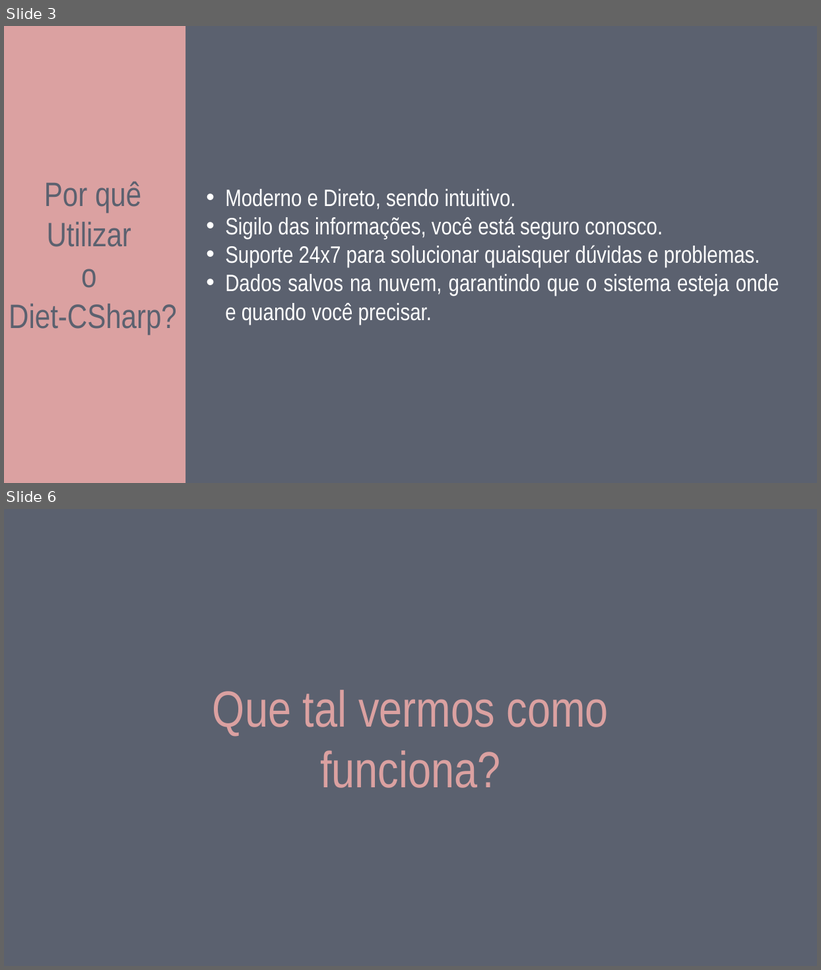
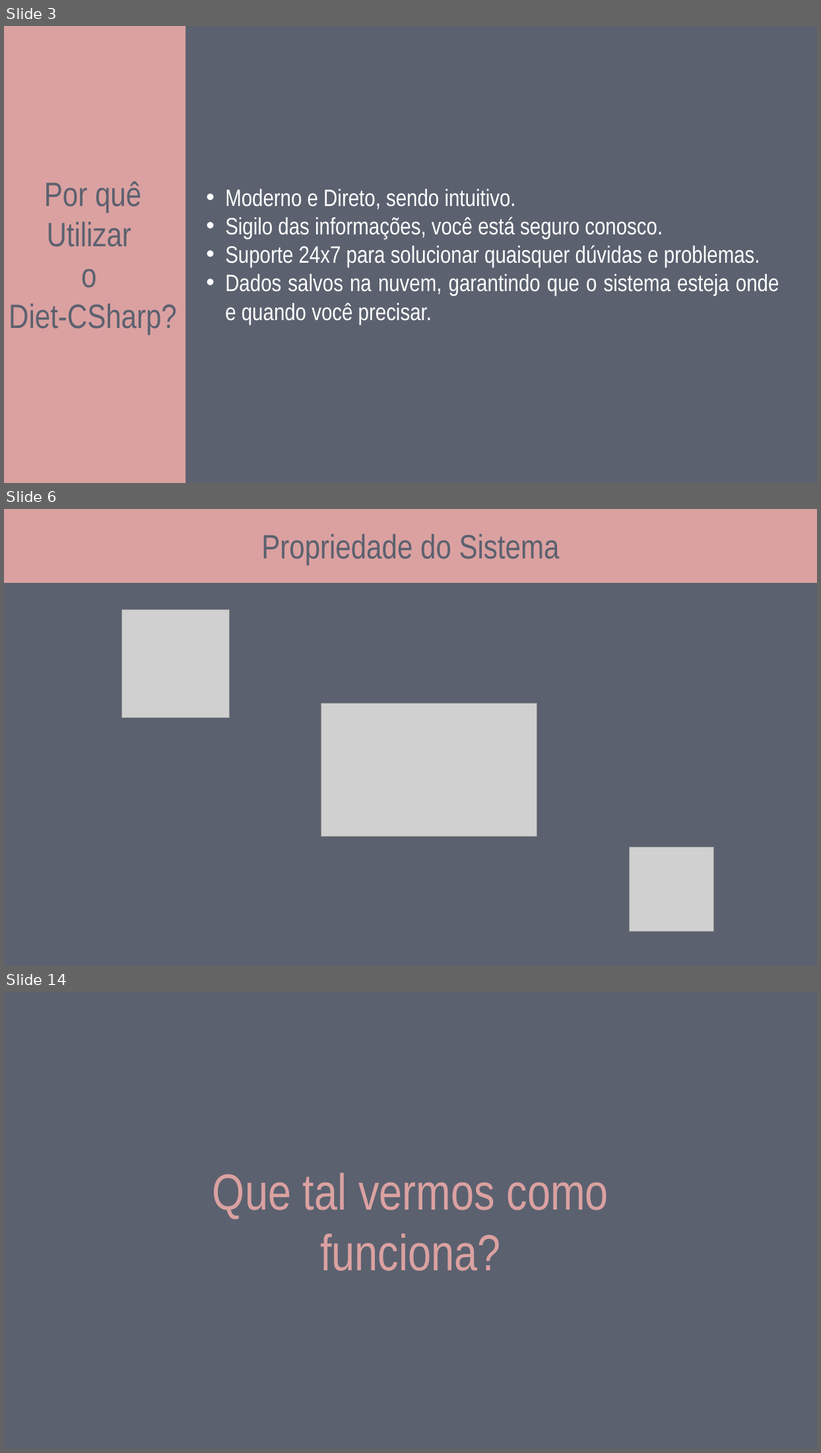
Before and after one commit to caiobarretta/Diet-CSharp, a slide deck: doc/IFSP/Diet-csharp.pptx. Shown one above the other, each under a label of ours: slides 3 and 6 before the commit, slides 3, 6 and 14 after it; the slides between them are not shown. The pictures are 821x970 and 821x1453 pixels, drawn with LibreOffice and Linux fonts; fonts in the diff are those of the drawing; grey boxes stand for pictures. Boxes give left, top, right and bottom in pixels: in the first picture for what was removed or moved away, otherwise in the second. Text is boxed around its words. In the diff, an @@ line names an element or a change of style, - is before the commit and + after.

```diff
--- a/doc/IFSP/Diet-csharp.pptx
+++ b/doc/IFSP/Diet-csharp.pptx
@@ slide 6 added at (4,509,817,966), background #5B616F @@
@@ rectangle added at (4,509,817,583), fill #DBA1A1 @@
@@ text added at (261,534,560,566), 40 pt, text #5B616F @@
+Propriedade do Sistema
@@ picture added at (121,609,230,718) @@
@@ picture added at (321,704,537,836) @@
@@ picture added at (630,848,714,931) @@
@@ what was slide 6 is now slide 14 @@
```
Also in this commit, not shown: 2 slides changed, 7 other slides added, 1 other file.
